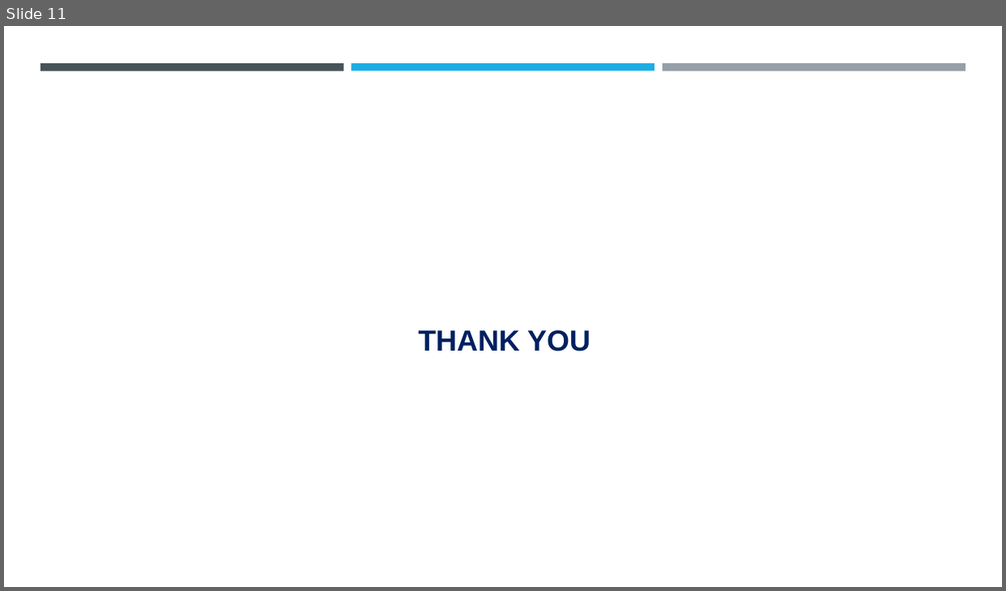
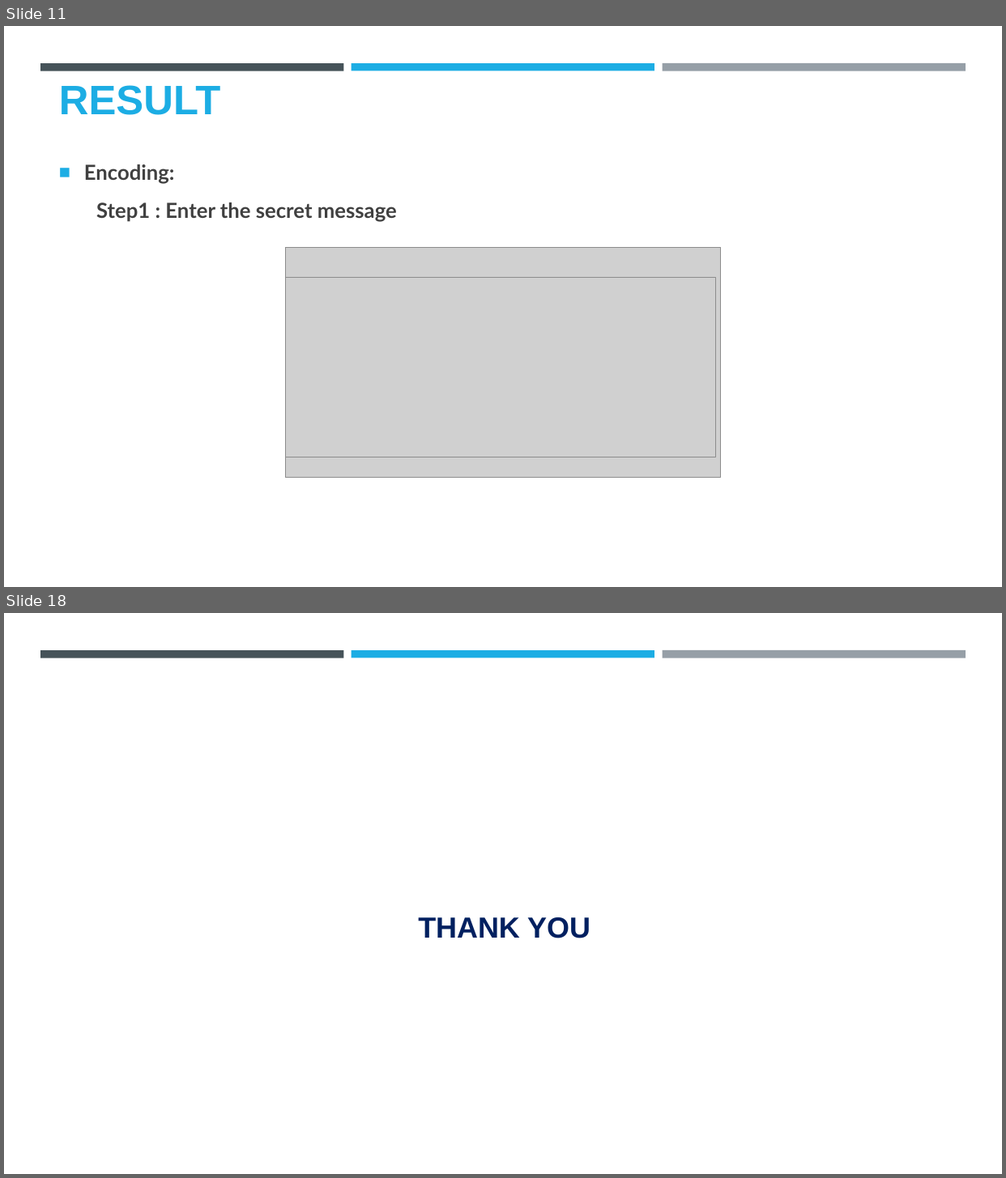
Before and after one commit to Dhayanithi05/ProjectNM, a slide deck: Project.pptx. Shown one above the other, each under a label of ours: slide 11 before the commit, slides 11 and 18 after it; the slides between them are not shown. The pictures are 1006x591 and 1006x1178 pixels, drawn with LibreOffice and Linux fonts; fonts in the diff are those of the drawing; grey boxes stand for pictures; background and template pictures are left out. Boxes give left, top, right and bottom in pixels: in the first picture for what was removed or moved away, otherwise in the second. Text is boxed around its words. In the diff, an @@ line names an element or a change of style, - is before the commit and + after.

```diff
--- a/Project.pptx
+++ b/Project.pptx
@@ slide 11 added at (4, 26, 1002, 587), background #FFFFFF; not listed: 3 template elements that a slide beside it also shows @@
@@ title added at (59, 85, 220, 115), 39.6 pt, text #1CADE4, bold @@
+RESULT
@@ text added at (84, 165, 397, 222), 20 pt, text #404040, bold @@
+■ Encoding:
+Step1 : Enter the secret message
@@ picture added at (286, 248, 720, 477) @@
@@ picture added at (286, 278, 716, 458) @@
@@ what was slide 11 is now slide 18 @@
```
Also in this commit, not shown: 4 slides changed, 12 other slides added, 6 slides removed.
